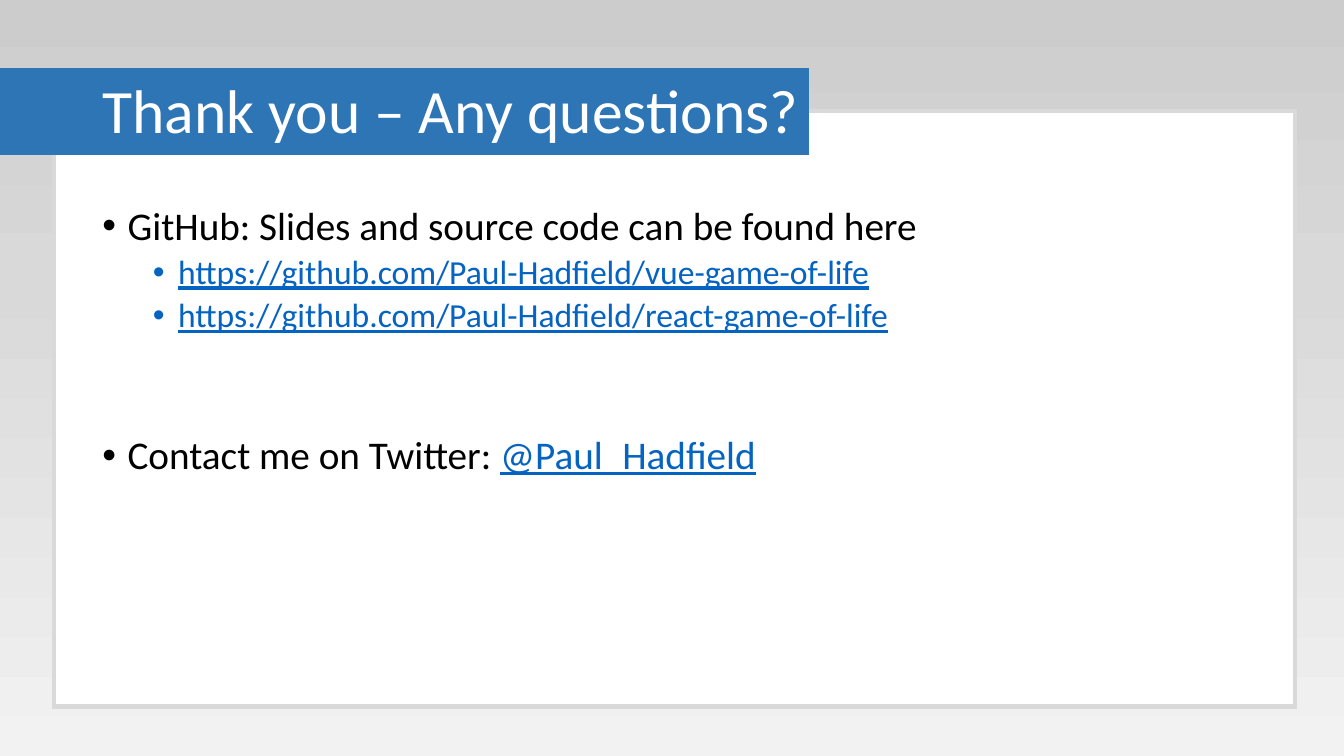
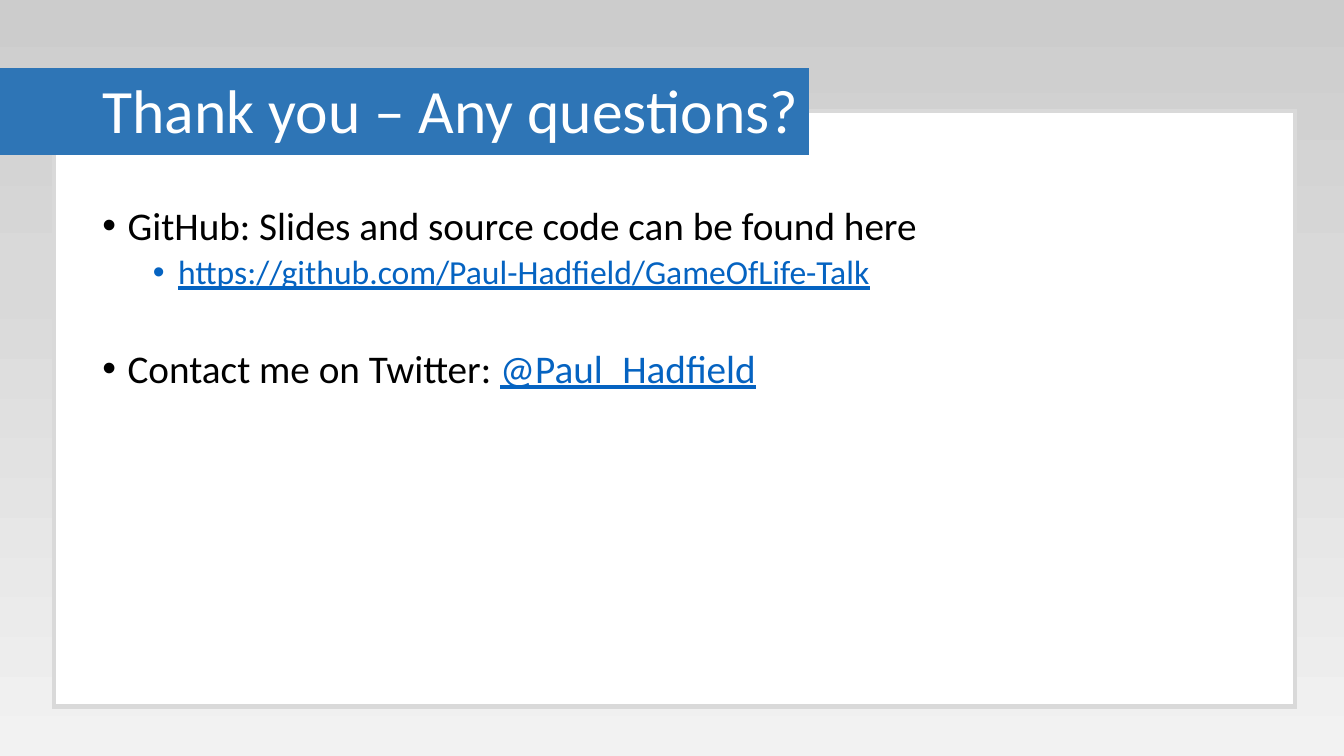
Before and after one commit to Paul-Hadfield/GameOfLife-Talk, a slide deck: slide 28 of Game Of Life Presentation.pptx (slide 16 before the commit). Drawn at 1344x756 pixels with LibreOffice and Linux fonts; fonts in the diff are those of the drawing. Boxes give left, top, right and bottom in pixels: in the first picture for what was removed or moved away, otherwise in the second. Text is boxed around its words. In the diff, an @@ line names an element or a change of style, - is before the commit and + after.

Commit message:
Updated Presentation

```diff
--- a/Game Of Life Presentation.pptx
+++ b/Game Of Life Presentation.pptx
@@ text at (178,260,869,290): text changed @@
-  • https://github.com/Paul-Hadfield/vue-game-of-life
-  • https://github.com/Paul-Hadfield/react-game-of-life
+  • https://github.com/Paul-Hadfield/GameOfLife-Talk
```
Also in this commit, not shown: 1 other slide changed, 12 slides added.
